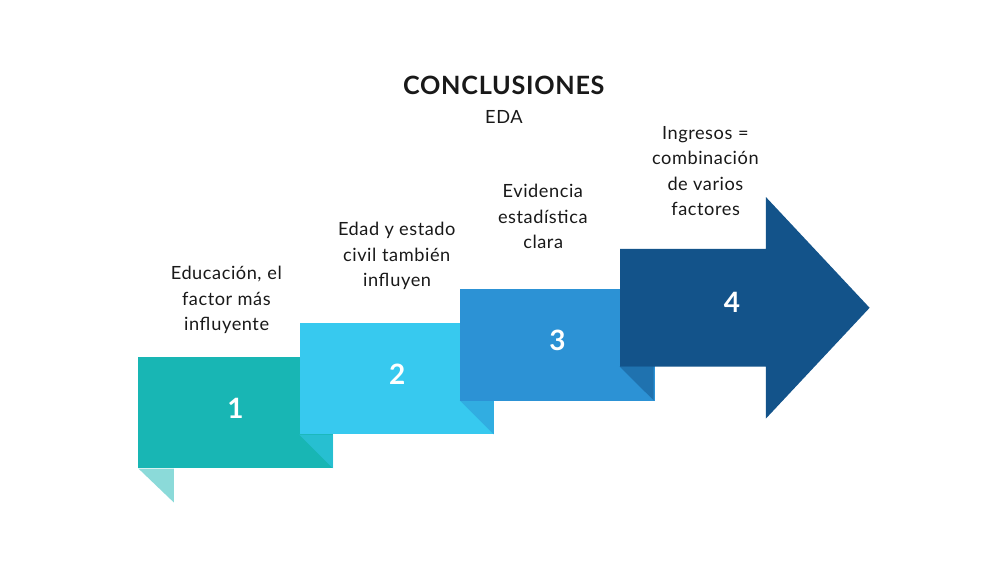
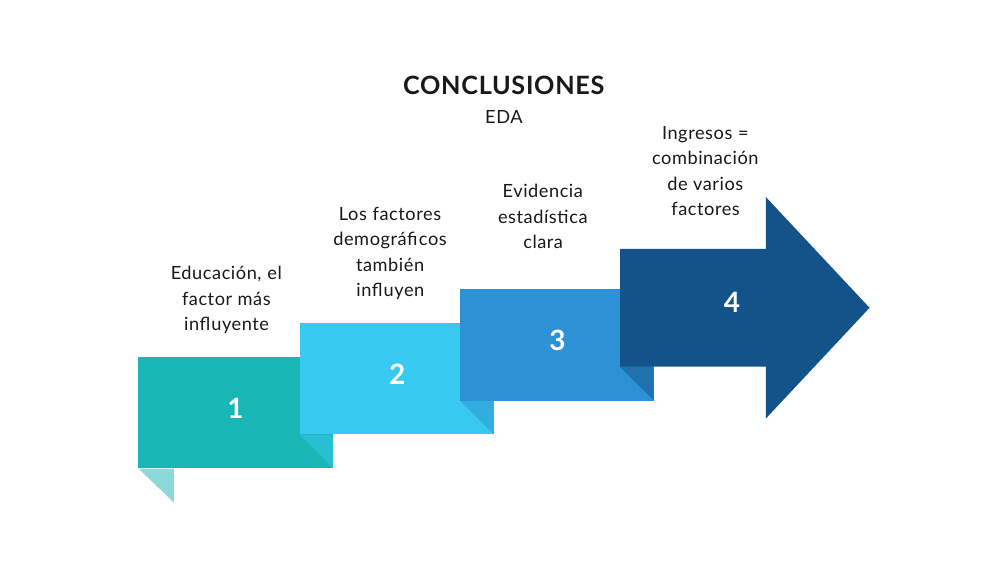
Before and after one commit to moralesgomezjm/EDA_Factores_nivel_de_ingresos, a slide deck: slide 17 of ANÁLISIS EXPLORATORIO DE DATOS.pptx (slide 14 before the commit). Drawn at 1008x567 pixels with LibreOffice and Linux fonts; fonts in the diff are those of the drawing. Boxes give left, top, right and bottom in pixels: in the first picture for what was removed or moved away, otherwise in the second. Text is boxed around its words. In the diff, an @@ line names an element or a change of style, - is before the commit and + after.

```diff
--- a/ANÁLISIS EXPLORATORIO DE DATOS.pptx
+++ b/ANÁLISIS EXPLORATORIO DE DATOS.pptx
@@ text at [333, 206, 446, 299]: text changed @@
-Edad y estado civil también influyen
+Los factores demográficos también influyen
```
Also in this commit, not shown: 9 other slides changed, 3 slides added, 3 other files.
